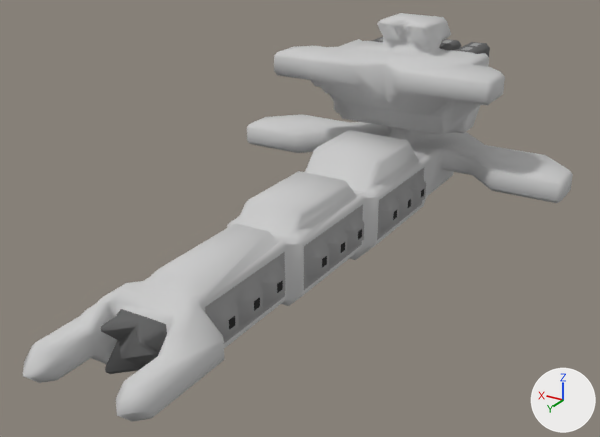
What one commit did to the OBJ model src/jsMain/resources/meshes/fulkreykk-4-kassck-class.obj.
The view is the same before and after, from a camera (50 mm lens) standing at (-43.0, 73.9, 43.3) and looking at (-0.1, 2.4, 7.6). Every picture has the same lights, and +X, +Y and +Z are marked at lower right. Where no turn or scale is listed for an object, it has been applied to the vertices.

The first picture shows 'fulkreykk-4-kassck-class'.
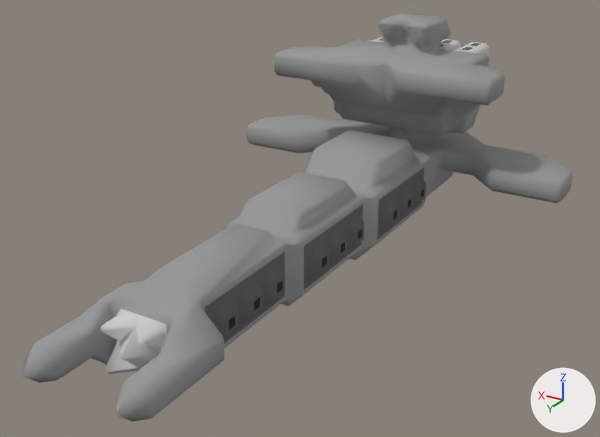
Changed parts and their boxes (x1, y1, x2, y2) in the pictures (600 x 437 px; the box of a moved part takes in the faces that stretch with it):
part 1 of me_fulkreykk_4_kassck_class, moved or reshaped
    before: (101, 265, 284, 421)
    after: (101, 280, 262, 414)
part 2 of me_fulkreykk_4_kassck_class, moved or reshaped
    before: (323, 158, 494, 246)
    after: (476, 155, 494, 173)
part 3 of me_fulkreykk_4_kassck_class, moved or reshaped
    before: (299, 102, 354, 151)
    after: (298, 60, 387, 151)
part 4 of me_fulkreykk_4_kassck_class, surface changed
    both: (23, 13, 573, 415)

The change, as a diff of the scene's bpy script:
```diff
--- a/src/jsMain/resources/meshes/fulkreykk-4-kassck-class.obj.py
+++ b/src/jsMain/resources/meshes/fulkreykk-4-kassck-class.obj.py
@@ me_fulkreykk_4_kassck_class @@
 # used by ob_fulkreykk_4_kassck_class; location = (0.0, 0.0, 0.0)
-me_fulkreykk_4_kassck_class.from_pydata(...)  # 1218 vertices, 2305 faces; spans x -22.5..22.5, y -37.0..37.0, z 0.0..25.0
+me_fulkreykk_4_kassck_class.from_pydata(...)  # 1216 vertices, 2302 faces; spans x -22.5..22.5, y -37.0..37.0, z 0.0..25.0
+# me_fulkreykk_4_kassck_class part 1: 2 vertices moved from x -0.5, y 29.5..30.5, z 3.5..5.5 to x -2.0..0.0, y 29.5..30.0, z 4.5..5.0; 8 vertices removed from x -6.0..4.0, y 12.0..36.0, z 3.5..7.5; 7 vertices added at x -5.0..4.0, y 12.0..36.5, z 3.5..7.5
+# me_fulkreykk_4_kassck_class part 2: 7 vertices removed from x -11.5..5.0, y -22.5..5.0, z 4.5..8.5; 6 vertices added at x -11.0..-5.0, y -28.5..5.0, z 4.5..17.5
+# me_fulkreykk_4_kassck_class part 3: 1 vertex moved from x 11.0, y -23.0, z 6.5 to x 12.0, y -22.0, z 6.5; 2 vertices removed from x 5.0..6.0, y -19.5..-14.0, z 4.5..13.0; 2 vertices added at x 1.0..11.0, y -23.5..-17.0, z 9.0..20.5
+# me_fulkreykk_4_kassck_class part 4: 1928 kept faces spanning x -22.5..22.5, y -37.0..37.0, z 0.0..25.0 get new texture (UV) coordinates
 me_fulkreykk_4_kassck_class.materials.append(mat_fulkreykk_4_kassck_class)
```
